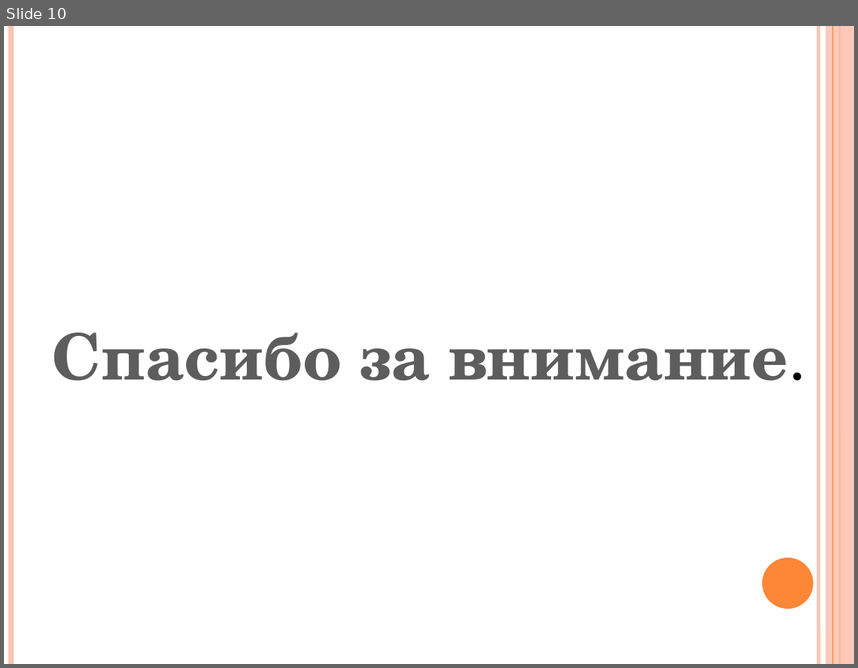
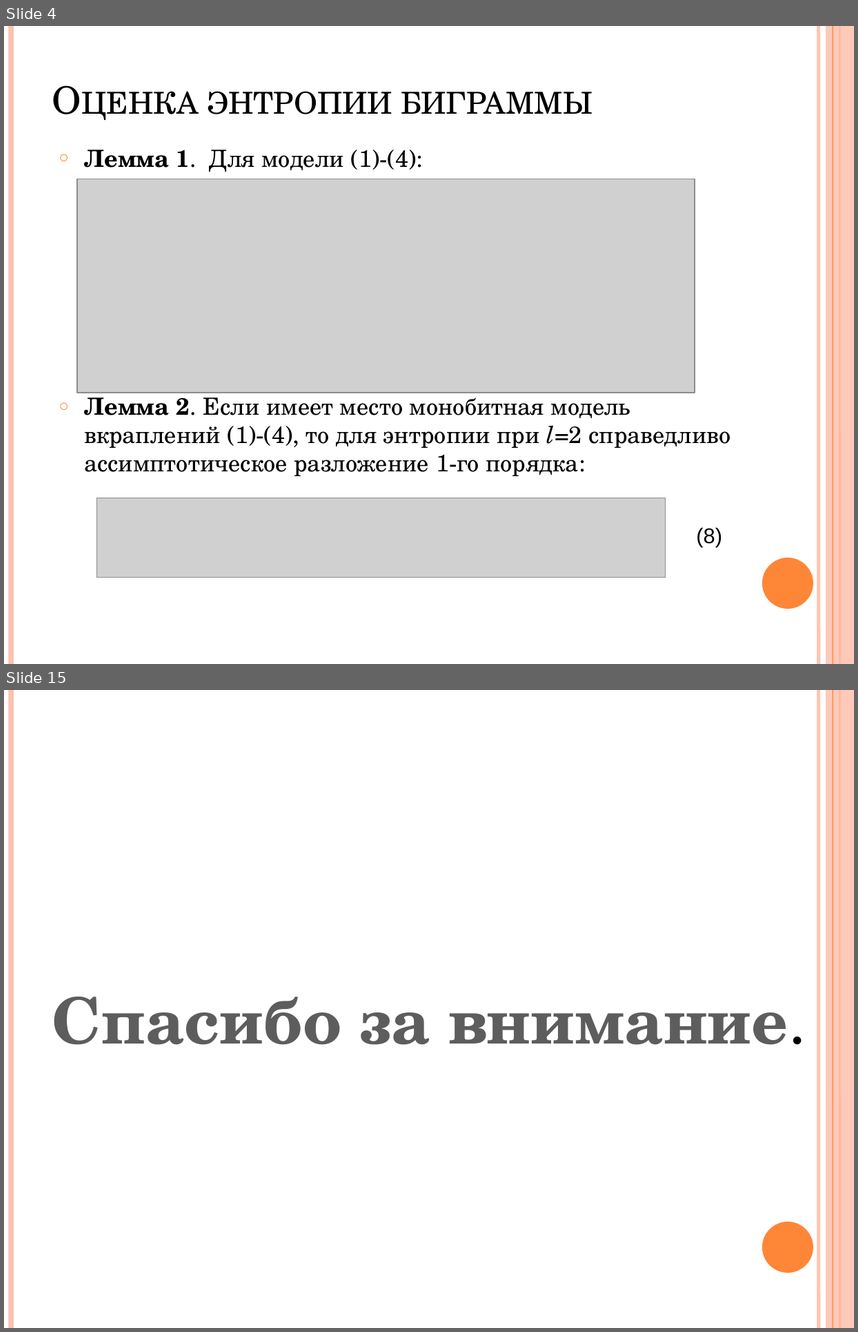
Before and after one commit to shymic/Tex-Diploma, a slide deck: Диплом/Шимко А. Ч..pptx. Shown one above the other, each under a label of ours: slide 10 before the commit, slides 4 and 15 after it; the slides between them are not shown. The pictures are 858x668 and 858x1332 pixels, drawn with LibreOffice and Linux fonts; fonts in the diff are those of the drawing; grey boxes stand for pictures. Boxes give left, top, right and bottom in pixels: in the first picture for what was removed or moved away, otherwise in the second. Text is boxed around its words. In the diff, an @@ line names an element or a change of style, - is before the commit and + after.

```diff
--- a/Диплом/Шимко А. Ч..pptx
+++ b/Диплом/Шимко А. Ч..pptx
@@ slide 4 added at (x1=4, y1=26, x2=854, y2=664), background #FFFFFF; not listed: 6 template elements that a slide beside it also shows @@
@@ title added at (x1=207, y1=91, x2=593, y2=114), 32 pt, text #000000, small capitals @@
+Оценка энтропии биграммы
@@ text added at (x1=84, y1=150, x2=731, y2=476), 20 pt, text #000000 @@
+○ Лемма 1. Для модели (1)-(4):
+○ Лемма 2. Если имеет место монобитная модель вкраплений (1)-(4), то для энтропии при l=2 справедливо ассимптотическое разложение 1-го порядка:
@@ picture added at (x1=77, y1=179, x2=695, y2=392) @@
@@ picture added at (x1=96, y1=498, x2=665, y2=578) @@
@@ text added at (x1=696, y1=527, x2=722, y2=546), 18 pt, text #000000 @@
+(8)
@@ what was slide 10 is now slide 15 @@
```
Also in this commit, not shown: 6 slides changed, 7 other slides added, 3 slides removed, 15 other files.
